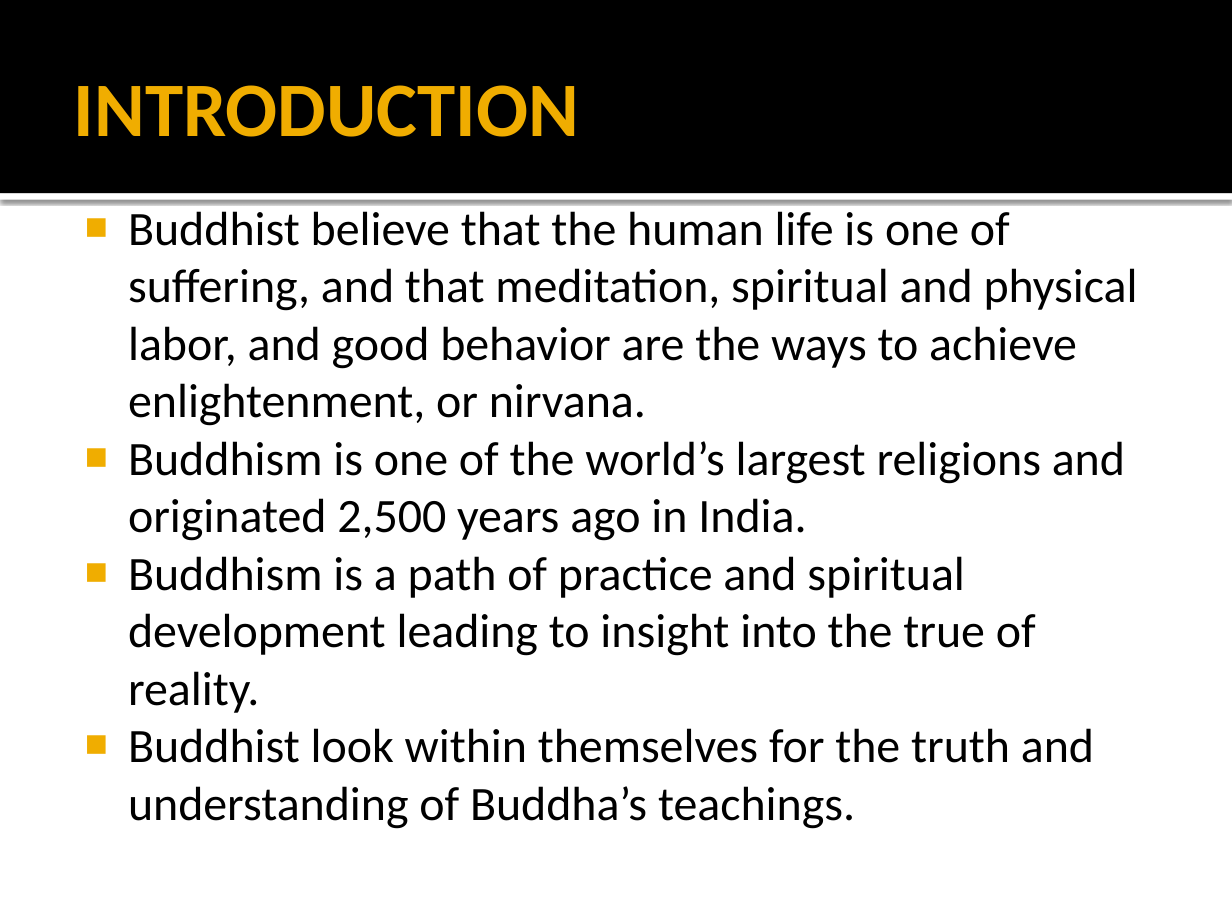
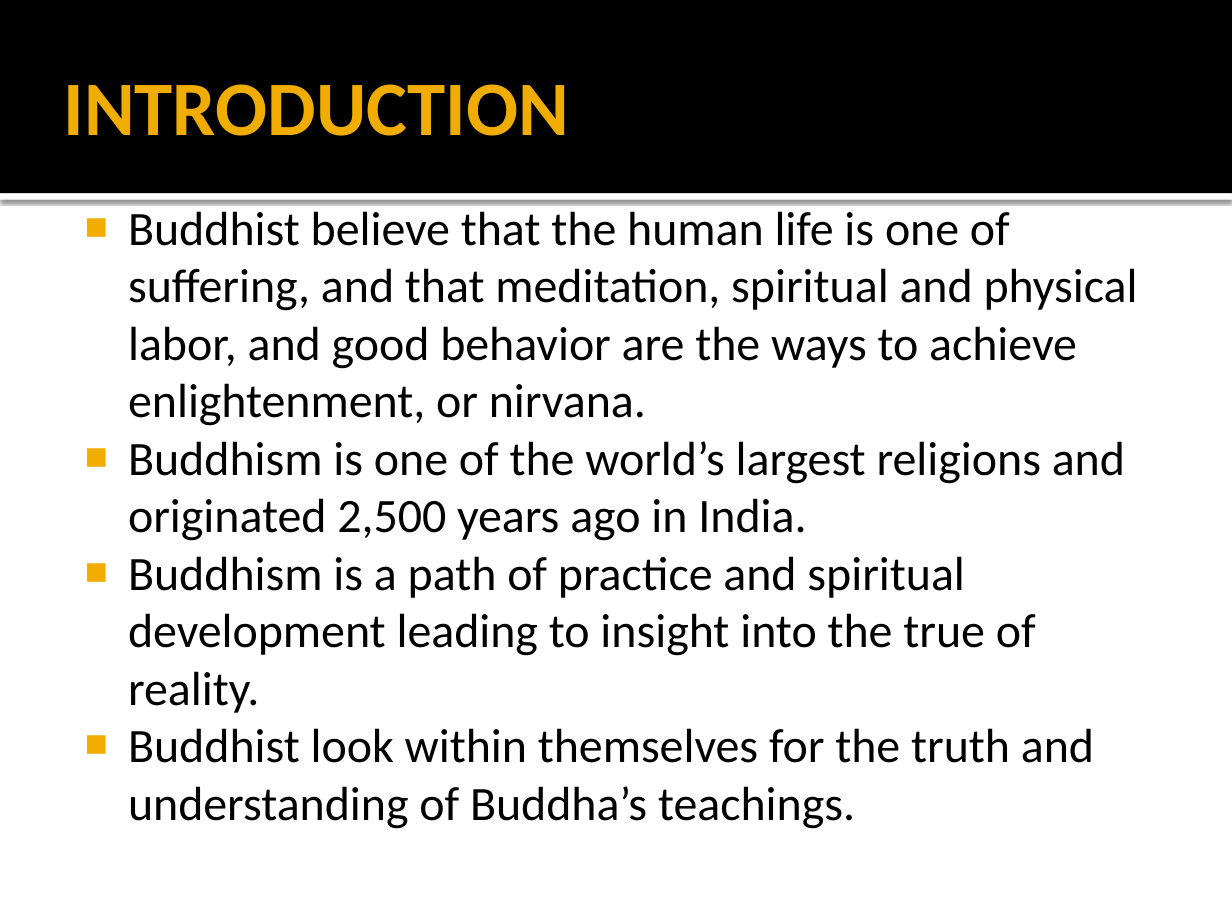
Before and after one commit to Karmap98/rongkup07, a slide deck: slide 2 of BUDDHISM.pptx. Drawn at 1232x924 pixels with LibreOffice and Linux fonts; fonts in the diff are those of the drawing. Boxes give left, top, right and bottom in pixels: in the first picture for what was removed or moved away, otherwise in the second. Text is boxed around its words. In the diff, an @@ line names an element or a change of style, - is before the commit and + after.

```diff
--- a/BUDDHISM.pptx
+++ b/BUDDHISM.pptx
@@ title "INTRODUCTION": place and size @@
-title "INTRODUCTION" at (74,85,579,137)
+title "INTRODUCTION" at (64,84,569,136)
```
Also in this commit, not shown: 3 other slides changed.
